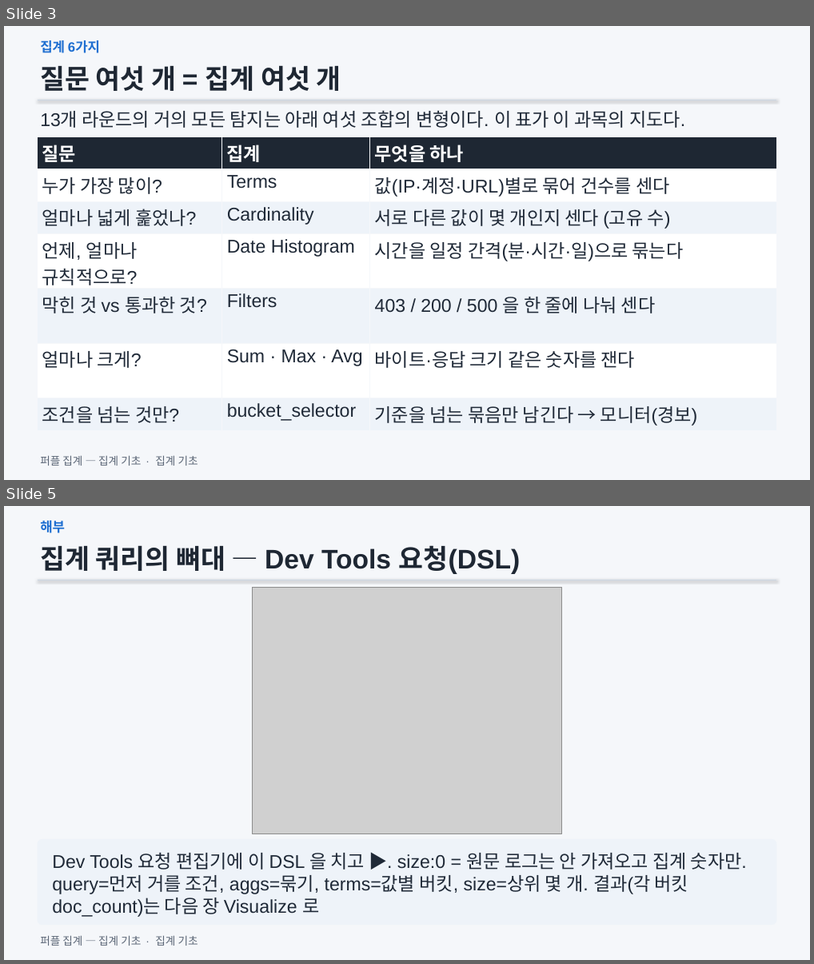
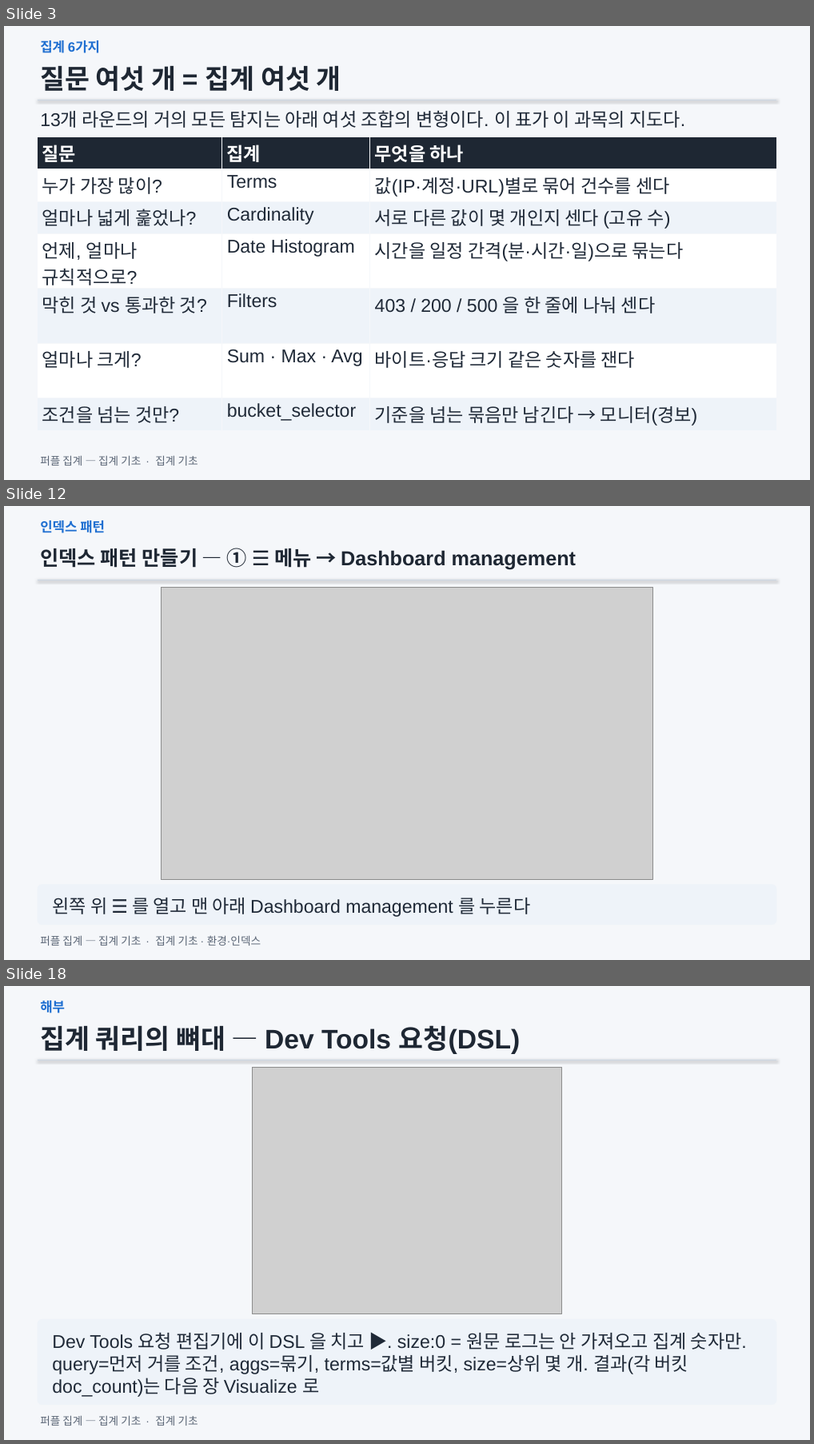
Before and after one commit to mrgrit/hack_ir_with_wazuh, a slide deck: slides/Module02_집계기초.pptx. Shown one above the other, each under a label of ours: slides 3 and 5 before the commit, slides 3, 12 and 18 after it; the slides between them are not shown. The pictures are 814x964 and 814x1444 pixels, drawn with LibreOffice and Linux fonts; fonts in the diff are those of the drawing; grey boxes stand for pictures. Boxes give left, top, right and bottom in pixels: in the first picture for what was removed or moved away, otherwise in the second. Text is boxed around its words. In the diff, an @@ line names an element or a change of style, - is before the commit and + after.

```diff
--- a/slides/Module02_집계기초.pptx
+++ b/slides/Module02_집계기초.pptx
@@ slide 12 added at bbox=[4, 506, 810, 960], background #F5F7FA @@
@@ text added at bbox=[40, 520, 105, 533], 16 pt, text #1F6FD1, bold @@
+인덱스 패턴
@@ text added at bbox=[40, 548, 576, 570], 24 pt, text #1E2733, bold @@
+인덱스 패턴 만들기 — ① ☰ 메뉴 → Dashboard management
@@ line added from (38, 580) to (777, 580), #CBD5E1 1.25 pt @@
@@ picture added at bbox=[162, 587, 653, 880] @@
@@ rounded rectangle added at bbox=[38, 884, 777, 924], fill #EEF3F9 @@
@@ text added at bbox=[52, 897, 531, 916], 22 pt, text #1F2937 @@
+왼쪽 위 ☰ 를 열고 맨 아래 Dashboard management 를 누른다
@@ text added at bbox=[40, 935, 261, 945], 13 pt, text #5B6676 @@
+퍼플 집계 — 집계 기초 · 집계 기초 · 환경·인덱스
@@ what was slide 5 is now slide 18 @@
```
Also in this commit, not shown: 1 slide changed, 12 other slides added, 3 other files.
